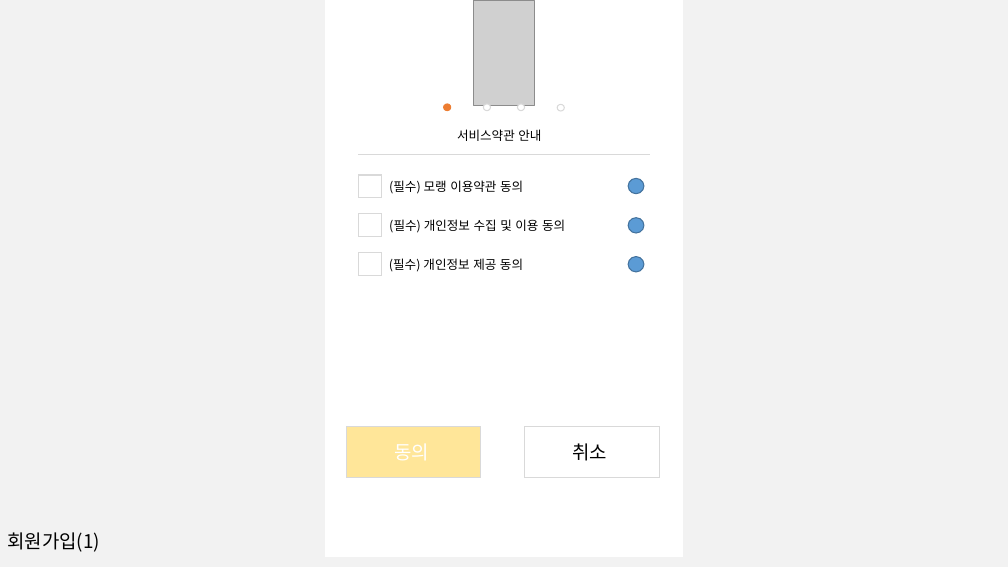
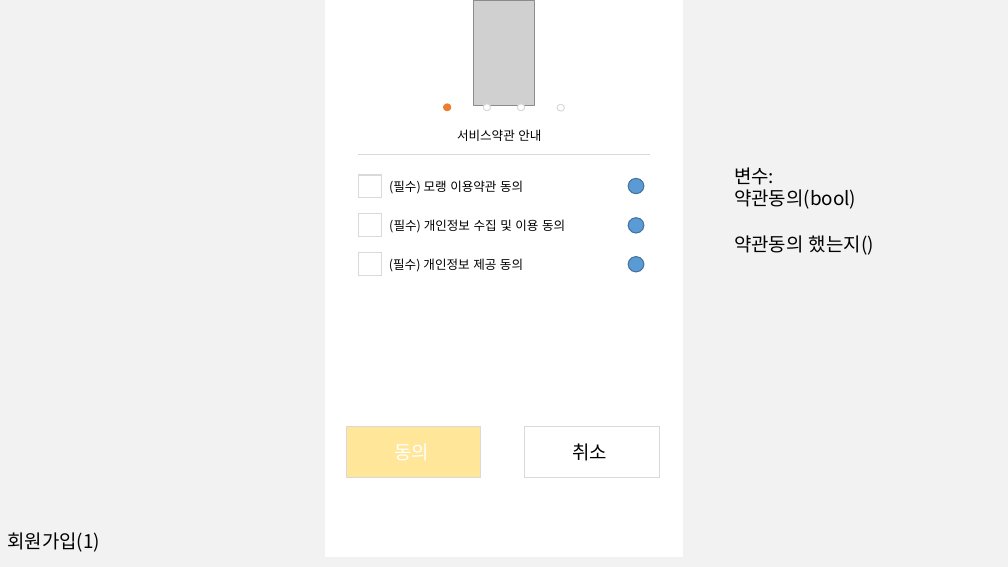
Before and after one commit to What-The-Pork/meeting-log, a slide deck: slide 1 of image/login/회원관리페이지.pptx. Drawn at 1008x567 pixels with LibreOffice and Linux fonts; fonts in the diff are those of the drawing; grey boxes stand for pictures. Boxes give left, top, right and bottom in pixels: in the first picture for what was removed or moved away, otherwise in the second. Text is boxed around its words. In the diff, an @@ line names an element or a change of style, - is before the commit and + after.

```diff
--- a/image/login/회원관리페이지.pptx
+++ b/image/login/회원관리페이지.pptx
@@ text added at <box>734,167,874,255</box>, 18 pt, text #000000 @@
+변수:
+약관동의(bool)
+약관동의 했는지()
```
Also in this commit, not shown: 10 other slides changed.
